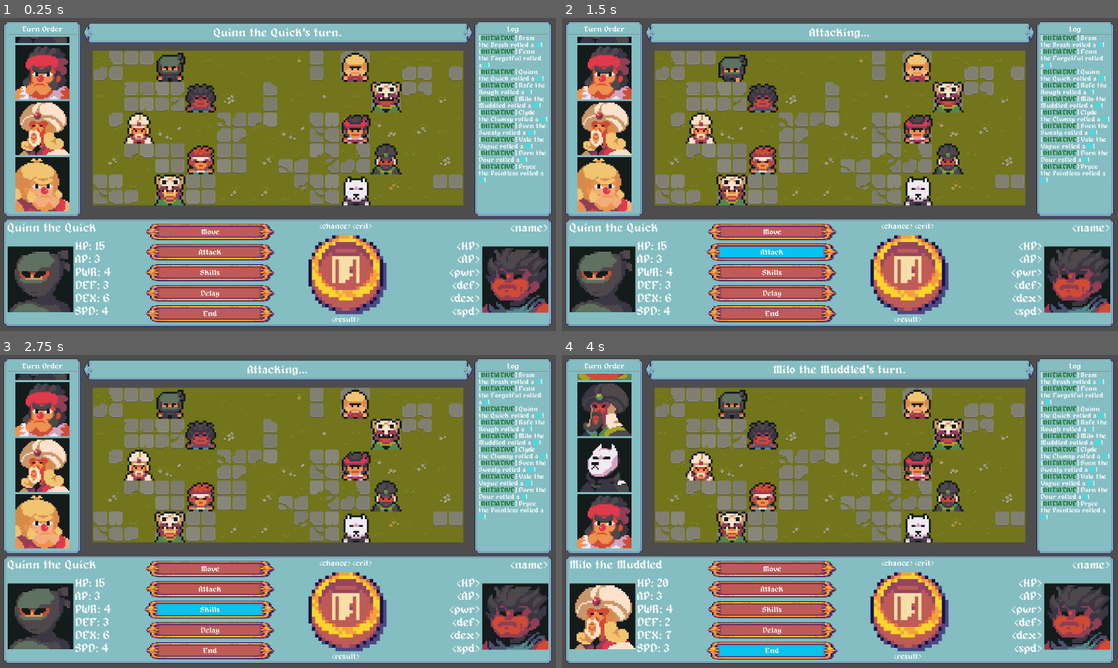
Above: before the commit, frames 1-4 (two rows, left to right).
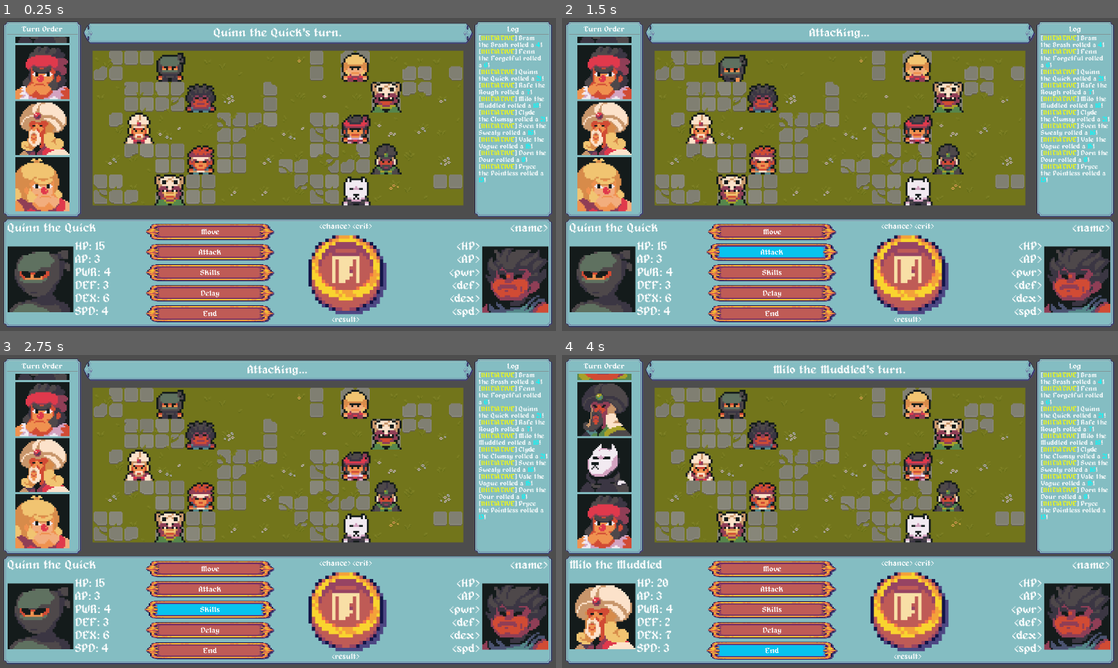
Above: after the commit, the same moments.

Repository: TheOnliestMattastic/Battle-Tactics-Arena
Game: Godot game, scene res://scenes/game.tscn
Same seed, same stepped clock (60 frames per second), same inputs: the game is played once before the commit and once after it.
Inputs (mouse positions are in pixels of both pictures, inside the frame that each line leads up to):
- Up to frame 1 (0.25 s): no input
- Up to frame 2 (1.5 s): click (773, 230) at 0.5 s; click (773, 252) at 1.25 s
- Up to frame 3 (2.75 s): click (211, 608) at 2 s
- Up to frame 4 (4 s): click (773, 630) at 2.75 s; click (773, 652) at 3.5 s

The runs differ from the first frame. In frame 1, 0.7% of the frame differs, in the area x 86-93%, y 5-49%; in frame 2, 0.7%; in frame 3, 0.7%; in frame 4, 0.7%.

Commit message:
Renamed class and file names.

Diff:
--- a/resources/abil_Heal.tres
+++ b/resources/abil_Heal.tres
@@ -1,11 +1,12 @@
 [gd_resource type="Resource" script_class="HealAbility" format=3 uid="uid://ctvvfxunym23x"]
 
-[ext_resource type="Script" uid="uid://80ye5rjoghb4" path="res://scripts/abilities/abil_HealAbility.gd" id="1_j0hpq"]
+[ext_resource type="Script" uid="uid://80ye5rjoghb4" path="res://scripts/abilities/abil_Heal.gd" id="1_j0hpq"]
 
 [resource]
 script = ExtResource("1_j0hpq")
 name = "Heal"
 ap_cost = 2
 cast_range = 6
+base_pwr = 2.5
 type = "Heal"
 metadata/_custom_type_script = "uid://dvqgu0gemlvo2"
--- a/resources/abil_Snipe.tres
+++ b/resources/abil_Snipe.tres
@@ -1,6 +1,6 @@
 [gd_resource type="Resource" script_class="SnipeAbility" format=3 uid="uid://dvpcblj0cto3p"]
 
-[ext_resource type="Script" uid="uid://dvqgu0gemlvo2" path="res://scripts/abilities/abil_SnipeAbility.gd" id="1_xko3o"]
+[ext_resource type="Script" uid="uid://dvqgu0gemlvo2" path="res://scripts/abilities/abil_Snipe.gd" id="1_xko3o"]
 
 [resource]
 script = ExtResource("1_xko3o")
--- a/scripts/abilities/abil_HealAbility.gd
+++ b/scripts/abilities/abil_Heal.gd
@@ -1,14 +1,10 @@
-class_name HealAbility
+class_name AbilityHeal
 extends AbilityData
 
-@export var modifier: float = 1.75
-
-func stage(caster: Actor, astar: AStarGrid2D) -> Dictionary:
-	var results: Dictionary
+func stage(caster: Actor, astar: AStarGrid2D) -> void:
 	var targets = GridMath.get_targets_in_range(caster, cast_range, astar, true)
 	Grid.highlight_cells(targets, "green")
-	results["success"] = true
-	return results
+
 
 func execute(caster: Actor, coords: Vector2i) -> Dictionary:
 	var results: Dictionary
@@ -18,8 +14,7 @@
 		results["message"] = "Invalid target."
 		return results
 
-
-
-
+	var ammount: int = int(caster.data.pwr * self.base_pwr)
+	results = CombatManager.stage_heal_results(caster, target, ammount)
 
 	return results
--- a/scripts/abilities/abil_SnipeAbility.gd
+++ b/scripts/abilities/abil_Snipe.gd
@@ -1,14 +1,12 @@
-class_name SnipeAbility
+class_name AbilitySnipe
 extends AbilityData
 
 @export var modifier: float = 1.5
 
-func stage(caster: Actor, astar: AStarGrid2D) -> Dictionary:
-	var results: Dictionary
+func stage(caster: Actor, astar: AStarGrid2D) -> void:
 	var targets = GridMath.get_targets_in_range(caster, cast_range, astar)
 	Grid.highlight_cells(targets, "red")
-	results["success"] = true
-	return results
+
 
 func execute(caster: Actor, coords: Vector2i) -> Dictionary:
 	# setup
--- a/scripts/res/res_AbilityData.gd
+++ b/scripts/res/res_AbilityData.gd
@@ -8,11 +8,8 @@
 @export var base_pwr: float = 1
 @export_enum("Attack", "Buff", "Debuff", "Heal") var type: String
 
-func stage(caster: Actor, astar: AStarGrid2D,) -> Dictionary:
-	var results: Dictionary
-	results["success"] = false
-	results["message"] = "[I AM ERROR] State method not overridden!"
-	return results
+func stage(caster: Actor, astar: AStarGrid2D) -> void:
+	return print("[I AM ERROR] Stage method not overridden!")
 
 
 func execute(caster: Actor, coords: Vector2i) -> Dictionary:
--- a/scripts/sys/sys_CombatManager.gd
+++ b/scripts/sys/sys_CombatManager.gd
@@ -58,6 +58,19 @@
 		Manifest.combatants[defender]["HP"] = 0
 		game_master.actor_defeated(defender)
 
+static func apply_heal(results: Dictionary) -> void:
+	var target: Actor = results.get("target")
+	var ammount: int = results.get("ammount")
+	Manifest.combatants[target]["HP"] = min((Manifest.combatants[target]["HP"] + ammount), target.data.max_hp)
+
+static func stage_heal_results(caster: Actor, target: Actor, ammount: int) -> Dictionary:
+	var results: Dictionary
+	results["success"] = true
+	results["caster"] = caster
+	results["target"] = target
+	results["ammount"] = ammount
+	return results
+
 static func spend_ap(actor: Actor, ammount: int = 1) -> void:
 	if has_enough_ap(actor, ammount): Manifest.combatants[actor]["AP"] = Manifest.combatants[actor]["AP"] - ammount
 	else: print("[I AM ERROR] spend_ap edge was activated!")
--- a/scripts/sys/sys_DisplayManager.gd
+++ b/scripts/sys/sys_DisplayManager.gd
@@ -96,12 +96,12 @@
 # === Display Logs ===
 func log_init() -> void:
 	for combatant in Manifest.combatants:
-		combat_log.append_text("[[color=darkgreen]INITIATIVE[/color]] " + combatant.data.name + " rolled a [color=cyan]" + str(Manifest.combatants[combatant]["init"]) + "[/color]![br]")
+		combat_log.append_text("[[color=yellow]INITIATIVE[/color]] " + combatant.data.name + " rolled a [color=cyan]" + str(Manifest.combatants[combatant]["init"]) + "[/color]![br]")
 
 func log_to_banner(message: String) -> void:
 	banner.text = message
 
-func log_hit_results(results) -> void:
+func log_hit_results(results: Dictionary) -> void:
 	var attacker = results.get("attacker")
 	var defender = results.get("defender")
 	var successful = results.get("success")
@@ -110,10 +110,15 @@
 	if successful: combat_log.append_text("The [color=darkgreen]attack succeeded[/color]![br]")
 	else: combat_log.append_text("The [color=red]attack failed[/color] to land. [color=blue]" + defender.data.name + "[/color] successfully evaded the attack![br]")
 
-func log_damage_results(results) -> void:
+func log_damage_results(results: Dictionary) -> void:
 	var attacker = results.get("attacker")
 	var defender = results.get("defender")
 	combat_log.append_text("[[color=darkred]DAMAGE[/color]] [color=red]" + attacker.data.name + "[/color] attacked for [co …(267 unchanged characters)…
+
+func log_heal_results(results: Dictionary) -> void:
+	var caster: Actor = results.get("caster")
+	var target: Actor = results.get("target")
+	combat_log.append_text("[[color=darkgreen]HEAL[/color]] [color=darkgreen]" + caster.data.name + "[/color] healed [color=blue]" + target.data.name + "[/color] for [color=cyan]" + str(results.get("ammount")) + "[/color] pts![br]")
 
 # === Highlights ===
 func highlight_range(actor: Actor, state: GameMaster.State) -> void:
--- a/scripts/sys/sys_GameMaster.gd
+++ b/scripts/sys/sys_GameMaster.gd
@@ -102,8 +102,16 @@
 				display_manager.log_to_banner(result["message"])
 				return toggle_state(State.IDLE)
 
-			display_manager.log_damage_results(result)
-			combat_manager.apply_damage(result)
+			var type := ability.type
+			match type:
+				"Attack":
+					combat_manager.apply_damage(result)
+					display_manager.log_damage_results(result)
+
+				"Heal":
+					CombatManager.apply_heal(result)
+					display_manager.log_heal_results(result)
+
 			toggle_state(State.IDLE)
 
 		_: print("[I AM ERROR] Unknown state")
Renamed: scripts/abilities/abil_HealAbility.gd.uid -> scripts/abilities/abil_Heal.gd.uid
Renamed: scripts/abilities/abil_SnipeAbility.gd.uid -> scripts/abilities/abil_Snipe.gd.uid
